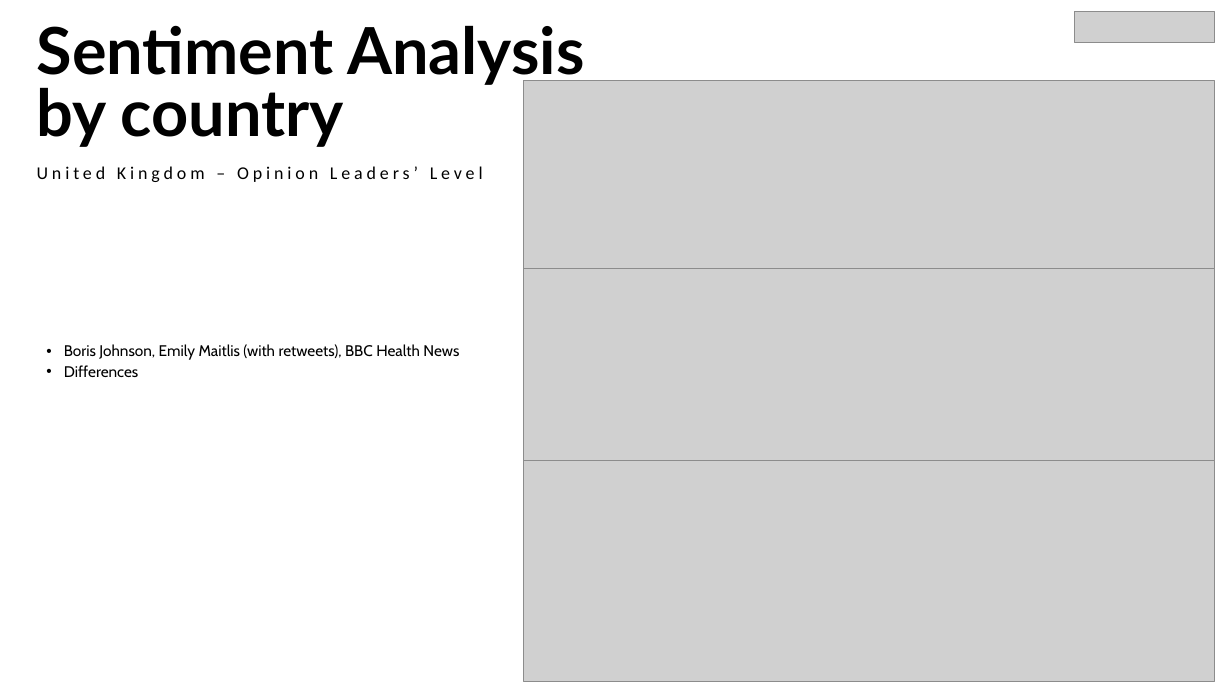
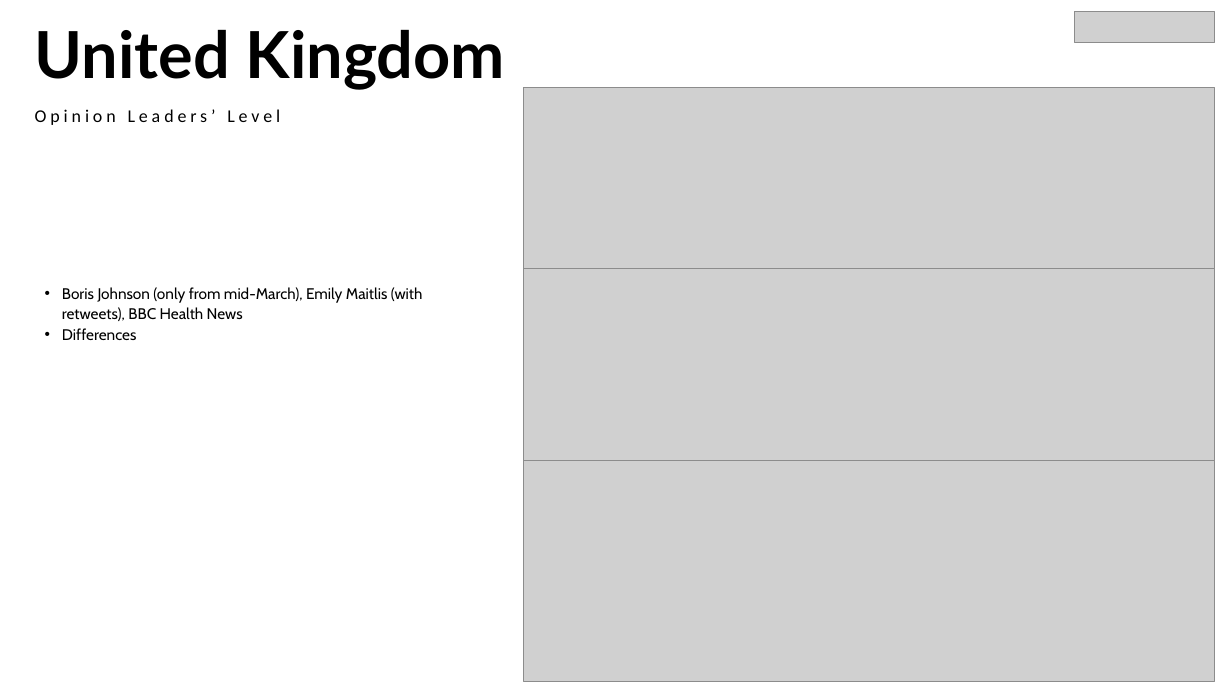
Before and after one commit to Franca97/Web_Data_and-_Digital_Analytics, a slide deck: slide 13 of Presentation.pptx. Drawn at 1232x693 pixels with LibreOffice and Linux fonts; fonts in the diff are those of the drawing; grey boxes stand for pictures. Boxes give left, top, right and bottom in pixels: in the first picture for what was removed or moved away, otherwise in the second. Text is boxed around its words. In the diff, an @@ line names an element or a change of style, - is before the commit and + after.

```diff
--- a/Presentation.pptx
+++ b/Presentation.pptx
@@ text at (35,29,505,90): text changed @@
-Sentiment Analysis by country
+United Kingdom
@@ picture: place and size @@
-picture at (524,80,1214,301)
+picture at (524,88,1214,309)
@@ text at (35,109,280,125): text changed @@
-United Kingdom – Opinion Leaders’ Level
+Opinion Leaders’ Level
@@ text "Boris Johnson (only from mid-March), ...": place and size @@
-text "Boris Johnson (only from mid-March), ..." at (64,344,459,377)
+text "Boris Johnson (only from mid-March), ..." at (62,287,423,340)
@@ text at (62,287,423,321): text changed @@
-• Boris Johnson, Emily Maitlis (with retweets), BBC Health News
+• Boris Johnson (only from mid-March), Emily Maitlis (with retweets), BBC Health News
```
Also in this commit, not shown: 9 other slides changed, 3 slides added, 2 slides removed.
